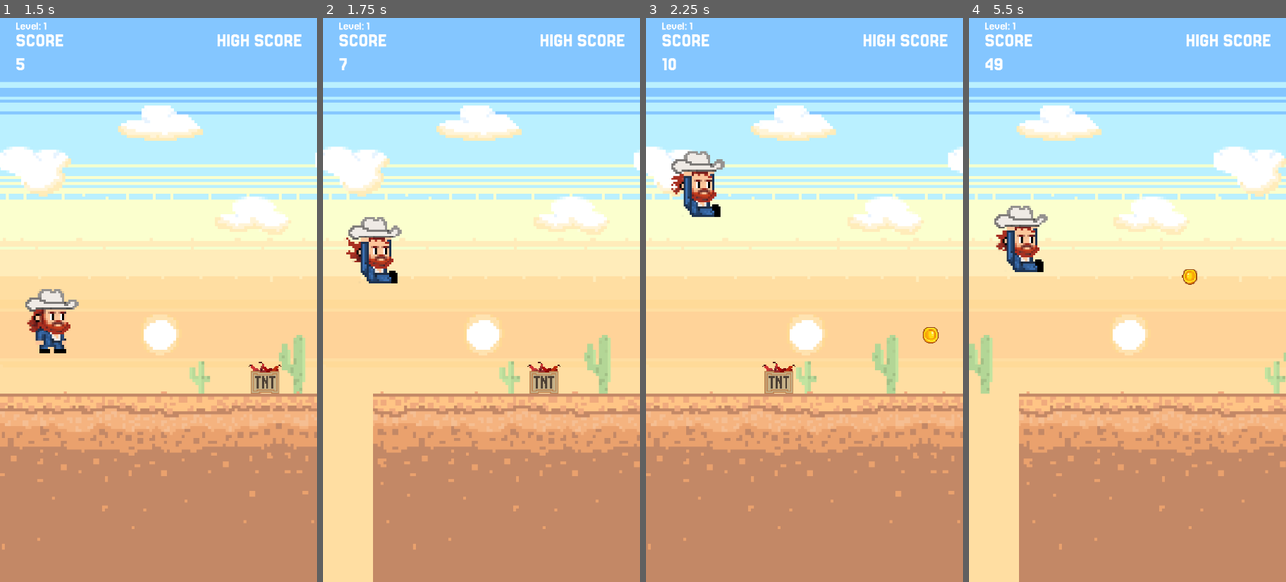
Above: before the commit, frames 1-4 (left to right).
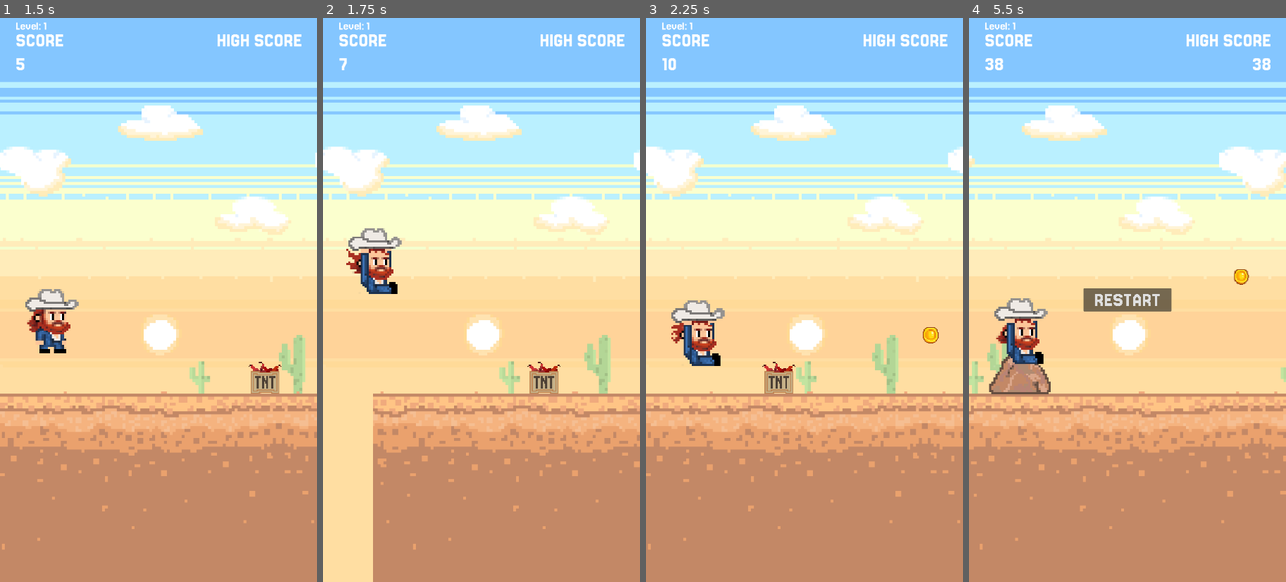
Above: after the commit, the same moments.

Repository: rgomezp/cowboy-game
Game: Godot game, scene res://scenes/main.tscn
The game is run twice, just before and just after one commit, with the same random seed, the same clock (stepped at 60 frames per second) and the same inputs.
Inputs:
- Up to frame 1 (1.5 s): tap Enter (ui_accept) at 0.5, 1.35 s; hold Enter (ui_accept) 0.53-1.28 s
- Up to frame 2 (1.75 s): tap Enter (ui_accept) at 1.52 s
- Up to frame 3 (2.25 s): tap Enter (ui_accept) at 1.82 s; hold Down (ui_down) from 2.03 s (still down); hold Enter (ui_accept) from 2.03 s (still down)
- Up to frame 4 (5.5 s): release Down (ui_down) at 2.78 s; release Enter (ui_accept) at 2.78 s; tap Enter (ui_accept) at 2.85, 3.02, 3.32, 4.35, 4.52, 4.82 s; hold Enter (ui_accept) 3.53-4.28 s; hold Down (ui_down) 4.28-5.03 s; hold Enter (ui_accept) from 5.03 s (still down)

Frame 1 is identical in both runs. In frame 2, 1.4% of the frame differs, in the area x 7-25%, y 35-49%; in frame 3, 2.5%; in frame 4, 15%, in the area x 0-100%, y 7-100%.

Commit message:
Improve player jump and glide mechanics
- Increase double jump peak tolerance from 150 to 300 for later timing
- Make gliding require holding jump input for better control
- Release input while gliding returns to normal gravity immediately
- Allows players to quickly drop out of glide to avoid obstacles

Diff:
--- a/scenes/player.gd
+++ b/scenes/player.gd
@@ -5,7 +5,7 @@
 const GLIDE_GRAVITY : int = 1200
 const JUMP_VELOCITY = -1800
 const DOUBLE_JUMP_VELOCITY = -1000
-const DOUBLE_JUMP_PEAK_TOLERANCE = 150  # Distance from peak where double jump is still allowed
+const DOUBLE_JUMP_PEAK_TOLERANCE = 300  # Distance from peak where double jump is still allowed (increased for later timing)
 
 var is_sliding: bool = false
 var sliding_timer: float = 0.0
@@ -61,8 +61,10 @@
 	# Update collision shapes based on gokart power-up state
 	var gokart_active = _is_gokart_active()
 
-	# Use glide gravity if double jump has been used and gokart is not active, otherwise use normal gravity
-	var current_gravity = GLIDE_GRAVITY if (has_double_jumped and not gokart_active) else GRAVITY
+	# Use glide gravity only if double jump has been used, input is held, and gokart is not active
+	# If input is released while gliding, return to normal gravity for better maneuverability
+	var is_holding_jump = Input.is_action_pressed("ui_accept")
+	var current_gravity = GLIDE_GRAVITY if (has_double_jumped and is_holding_jump and not gokart_active) else GRAVITY
 	velocity.y += current_gravity * delta
 
 	# Update collision shapes - do this before move_and_slide to ensure proper collision detection
